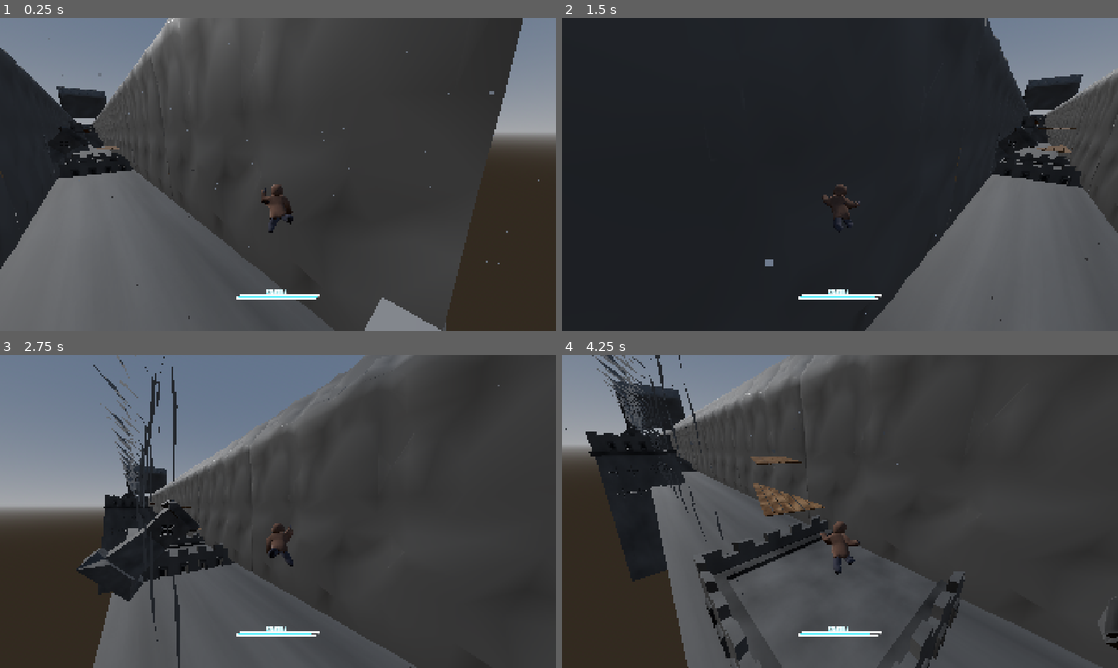
Above: before the commit, frames 1-4 (two rows, left to right).
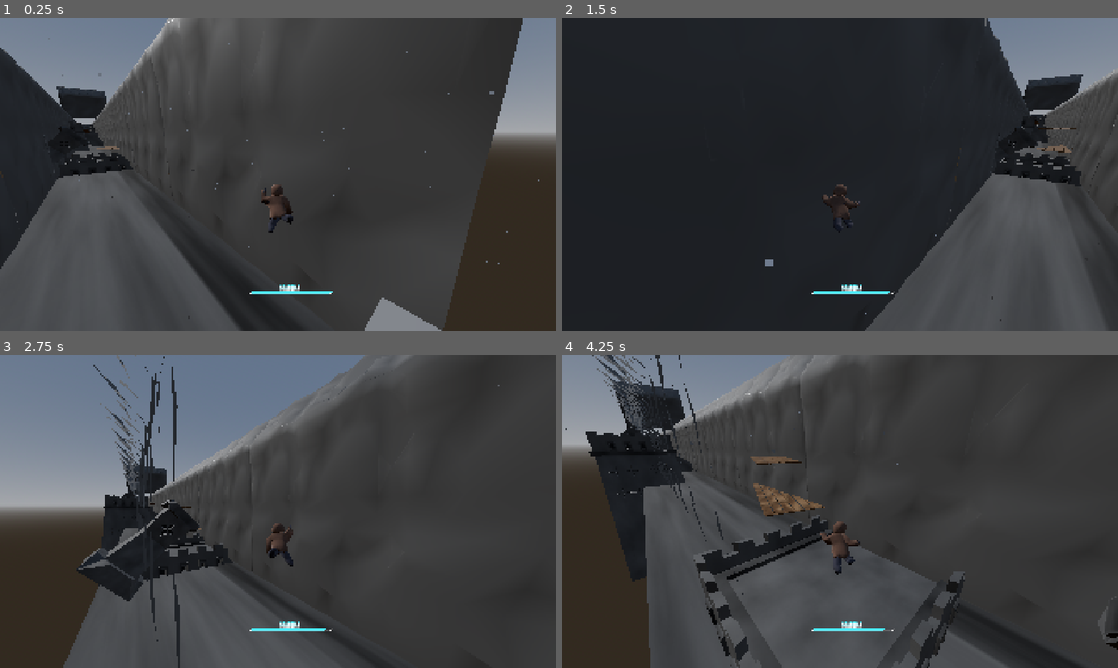
Above: after the commit, the same moments.

Repository: PortalGolem/havenIE2026GameJam
Game: Godot game, scene res://Scenes/Main.tscn
Same seed, same stepped clock (60 frames per second), same inputs: the game is played once before the commit and once after it.
Inputs (mouse positions are in pixels of both pictures, inside the frame that each line leads up to):
- Up to frame 1 (0.25 s): no input
- Up to frame 2 (1.5 s): move the mouse to (867, 174) at 0.52 s; press the mouse at (867, 174) at 0.53 s; hold W (Forward) from 0.53 s (still down); tap Space (Jump) at 0.77 s; move the mouse to (812, 174) at 1.27 s; release the mouse at (812, 174) at 1.28 s; tap Shift (Dash) at 1.35 s
- Up to frame 3 (2.75 s): keep holding W (Forward); tap Space (Jump) at 1.52 s; move the mouse to (289, 505) at 2.02 s; press the mouse at (289, 505) at 2.03 s
- Up to frame 4 (4.25 s): keep holding W (Forward); move the mouse to (834, 517) at 2.77 s; release the mouse at (834, 517) at 2.78 s; tap Shift (Dash) at 2.85 s; tap Space (Jump) at 3.02, 3.77 s; move the mouse to (878, 514) at 3.52 s; press the mouse at (878, 514) at 3.53 s

The runs differ from the first frame. In frame 1, 13% of the frame differs, in the area x 0-81%, y 40-100%; in frame 2, 6.0%; in frame 3, 3.2%; in frame 4, 6.1%.

Commit message:
post change fixes

Diff:
--- a/Objects/StanimaBarGUI.tscn
+++ b/Objects/StanimaBarGUI.tscn
@@ -14,16 +14,17 @@
 
 [node name="StanimaBar" type="Control" unique_id=1967122980]
 layout_mode = 3
-anchors_preset = 13
+anchors_preset = 7
 anchor_left = 0.5
+anchor_top = 1.0
 anchor_right = 0.5
 anchor_bottom = 1.0
-offset_left = -143.99994
-offset_top = 931.0
-offset_right = 49.919006
-offset_bottom = 355.29736
+offset_left = -96.95947
+offset_top = -164.0
+offset_right = 96.95947
+offset_bottom = -164.0
 grow_horizontal = 2
-grow_vertical = 2
+grow_vertical = 0
 scale = Vector2(1.48, 1.48)
 script = ExtResource("1_3megg")
 
--- a/Rooms/Fixed/Start_Room.tscn
+++ b/Rooms/Fixed/Start_Room.tscn
@@ -4,9 +4,19 @@
 [ext_resource type="PackedScene" uid="uid://dwmjji4rgwwhq" path="res://Assets/Models/scaffolding_large.tscn" id="3_4jlny"]
 [ext_resource type="PackedScene" uid="uid://cecjcmhwohpui" path="res://Assets/Models/wall_terrain_large.tscn" id="3_bsx41"]
 [ext_resource type="PackedScene" uid="uid://b3ojylgg1ygnb" path="res://Assets/Models/fortress_small.tscn" id="4_bsx41"]
+[ext_resource type="Texture2D" uid="uid://dnbrywea7oakp" path="res://Materials/Textures/Fortress Wall/Fortress_Wall_Color.png" id="5_kxl16"]
 
 [sub_resource type="BoxShape3D" id="BoxShape3D_jq2tr"]
 size = Vector3(43.915405, 87.04956, 1)
+
+[sub_resource type="BoxShape3D" id="BoxShape3D_75dvw"]
+size = Vector3(76.92703, 12.517578, 1070.3954)
+
+[sub_resource type="StandardMaterial3D" id="StandardMaterial3D_x26yy"]
+albedo_texture = ExtResource("5_kxl16")
+
+[sub_resource type="BoxMesh" id="BoxMesh_qjfdp"]
+size = Vector3(63.843445, 12.417725, 1069.8544)
 
 [node name="Start" type="Node3D" unique_id=1440636408]
 
@@ -137,5 +147,14 @@
 [node name="WallTerrain_Large32" parent="." unique_id=1695507493 instance=ExtResource("3_bsx41")]
 transform = Transform3D(-2.1855694e-08, 0, -0.5, 0, 0.5, 0, 0.5, 0, -2.1855694e-08, 20.758917, 18.05566, 1030.3557)
 
-[node name="Floor" parent="." unique_id=1500847173 instance=ExtResource("2_4jlny")]
-transform = Transform3D(1, 0, 0, 0, -1, 1.5743522e-06, 0, -8.742278e-08, -18.00849, -2.3243256, -118.559975, 534.7044)
+[node name="Floor" type="StaticBody3D" parent="." unique_id=939979367]
+collision_layer = 4
+
+[node name="CollisionShape3D" type="CollisionShape3D" parent="Floor" unique_id=1511891474]
+transform = Transform3D(1, 0, 0, 0, 1, 0, 0, 0, 1, 6.3745613, -32.268875, 534.2036)
+shape = SubResource("BoxShape3D_75dvw")
+
+[node name="MeshInstance3D" type="MeshInstance3D" parent="Floor" unique_id=471819877]
+transform = Transform3D(1, 0, 0, 0, 1, 0, 0, 0, 1, -0.25375366, -32.25937, 533.8847)
+material_override = SubResource("StandardMaterial3D_x26yy")
+mesh = SubResource("BoxMesh_qjfdp")
Not shown, added: export_presets.cfg
